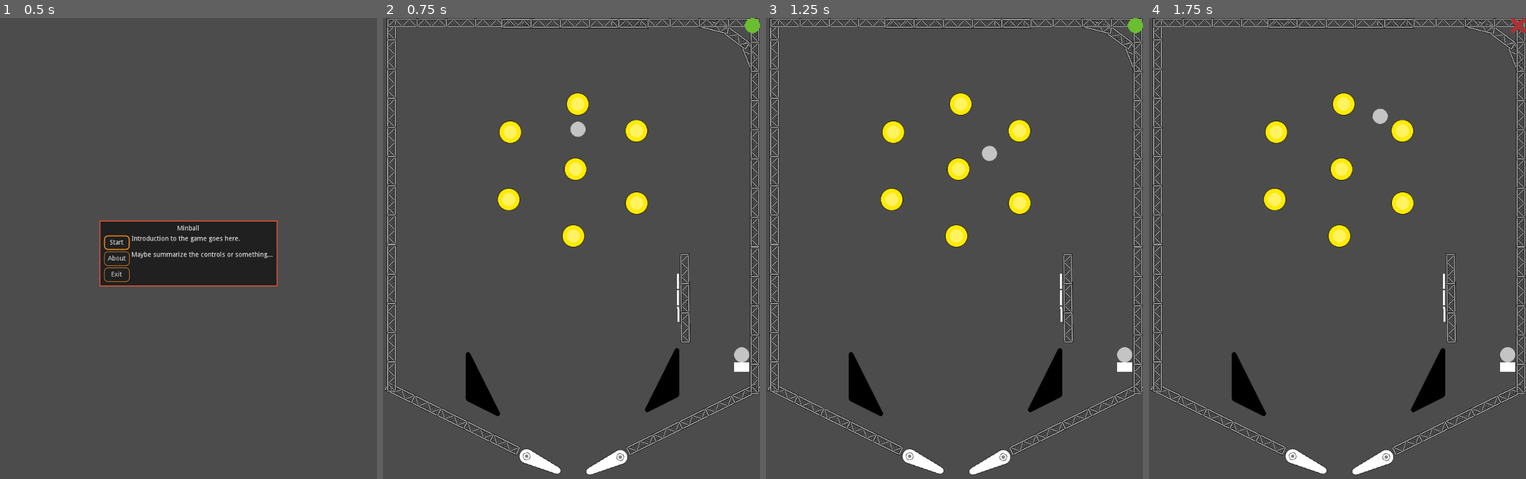
Above: before the commit, frames 1-4 (left to right).
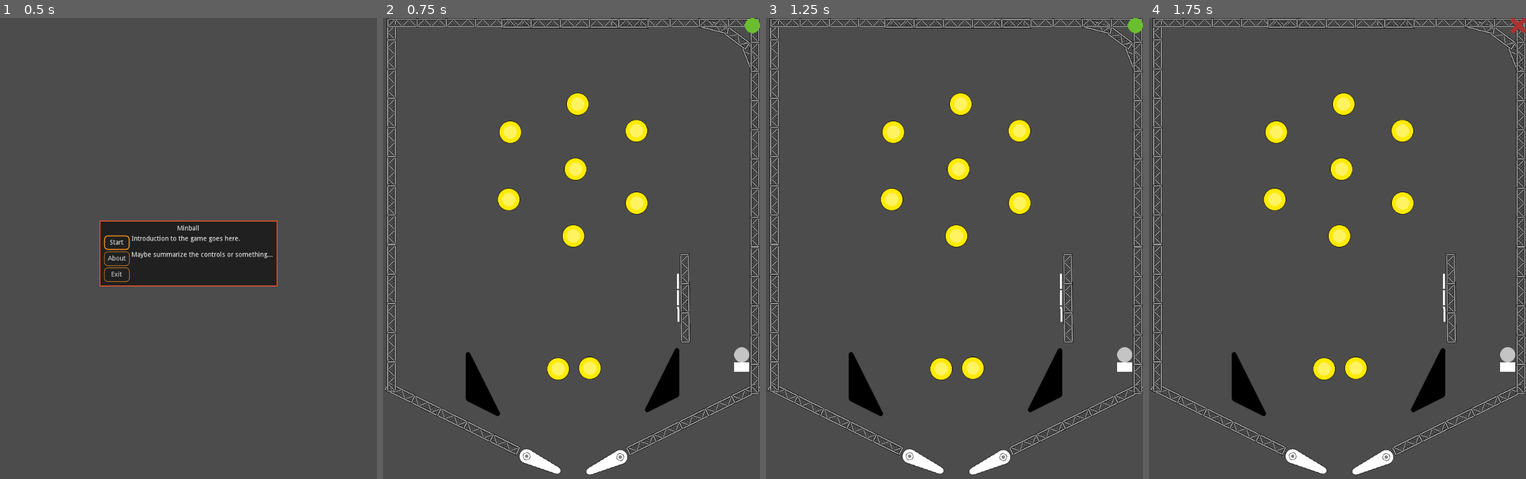
Above: after the commit, the same moments.

Repository: pizzasgood/Minball_LD48
Game: Godot game, scene res://TitleScreen.tscn
The game is run twice, just before and just after one commit, with the same random seed, the same clock (stepped at 60 frames per second) and the same inputs.
Inputs (mouse positions are in pixels of both pictures, inside the frame that each line leads up to):
- Up to frame 1 (0.5 s): no input
- Up to frame 2 (0.75 s): click "Start" at 0.5 s
- Up to frame 3 (1.25 s): no input
- Up to frame 4 (1.75 s): click (1518, 253) at 1.25 s

Frame 1 is identical in both runs. In frame 2, 0.6% of the frame differs, in the area x 43-58%, y 22-79%; in frame 3, 0.6%, in the area x 43-62%, y 27-79%; in frame 4, 0.6%.

Commit message:
Add destructable bumpers (these will be the ore)

Diff:
--- a/Levels/MineTop.tscn
+++ b/Levels/MineTop.tscn
@@ -9,7 +9,7 @@
 [ext_resource path="res://Mechanisms/Girder5x.tscn" type="PackedScene" id=7]
 [ext_resource path="res://Mechanisms/FlipperRight.tscn" type="PackedScene" id=8]
 [ext_resource path="res://SFX/mining.wav" type="AudioStream" id=9]
-[ext_resource path="res://Ball.tscn" type="PackedScene" id=10]
+[ext_resource path="res://Mechanisms/DestructableBumper.tscn" type="PackedScene" id=10]
 [ext_resource path="res://Mechanisms/DropTargets.tscn" type="PackedScene" id=11]
 [ext_resource path="res://Mechanisms/Girder3x.tscn" type="PackedScene" id=12]
 [ext_resource path="res://Mechanisms/Bumper.tscn" type="PackedScene" id=13]
@@ -134,7 +134,10 @@
 [node name="Bumper6" parent="." instance=ExtResource( 13 )]
 position = Vector2( 538.297, 393.015 )
 
-[node name="Ball" parent="." instance=ExtResource( 10 )]
-position = Vector2( 413.721, 228.724 )
+[node name="DestructableBumper" parent="." instance=ExtResource( 10 )]
+position = Vector2( 371.676, 745.034 )
+
+[node name="DestructableBumper2" parent="." instance=ExtResource( 10 )]
+position = Vector2( 438.948, 743.352 )
 
 [connection signal="targets_complete" from="DropTargets" to="." method="_on_DropTargets_targets_complete"]
--- /dev/null
+++ b/Mechanisms/DestructableBumper.gd
@@ -0,0 +1,22 @@
+extends RigidBody2D
+
+export var hp := 3
+export var force := 750.0
+
+onready var sfx : AudioStreamPlayer2D = find_node("SFX")
+
+func _on_Bumper_body_entered(body: RigidBody2D) -> void:
+	if hp <= 0:
+		return
+	if not body is RigidBody2D:
+		return
+	if body.is_in_group("balls"):
+		sfx.play()
+		body.apply_central_impulse(force * (body.position - position).normalized())
+		hp -= 1
+		if hp <= 0:
+			die()
+
+func die() -> void:
+	print("poof")
+	queue_free()
--- /dev/null
+++ b/Mechanisms/DestructableBumper.tscn
@@ -0,0 +1,27 @@
+[gd_scene load_steps=5 format=2]
+
+[ext_resource path="res://SFX/bumper.wav" type="AudioStream" id=1]
+[ext_resource path="res://Mechanisms/bumper.png" type="Texture" id=2]
+[ext_resource path="res://Mechanisms/DestructableBumper.gd" type="Script" id=3]
+
+[sub_resource type="CircleShape2D" id=1]
+radius = 24.0
+
+[node name="DestructableBumper" type="RigidBody2D"]
+collision_mask = 2
+mode = 3
+contacts_reported = 1
+contact_monitor = true
+script = ExtResource( 3 )
+
+[node name="Sprite" type="Sprite" parent="."]
+texture = ExtResource( 2 )
+
+[node name="CollisionShape2D" type="CollisionShape2D" parent="."]
+shape = SubResource( 1 )
+
+[node name="SFX" type="AudioStreamPlayer2D" parent="."]
+stream = ExtResource( 1 )
+bus = "SFX"
+
+[connection signal="body_entered" from="." to="." method="_on_Bumper_body_entered"]
